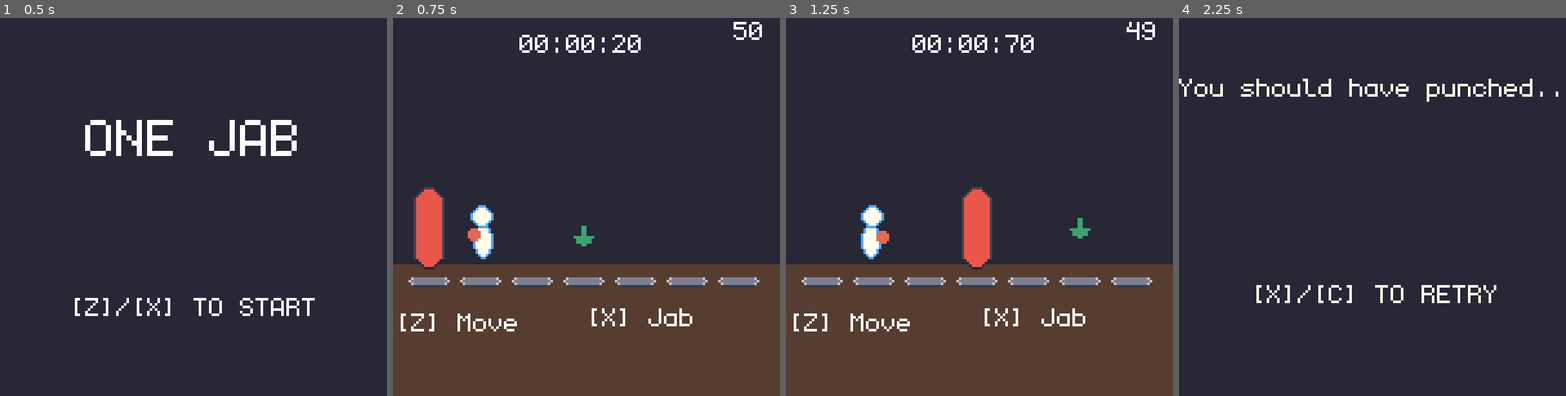
Above: before the commit, frames 1-4 (left to right).
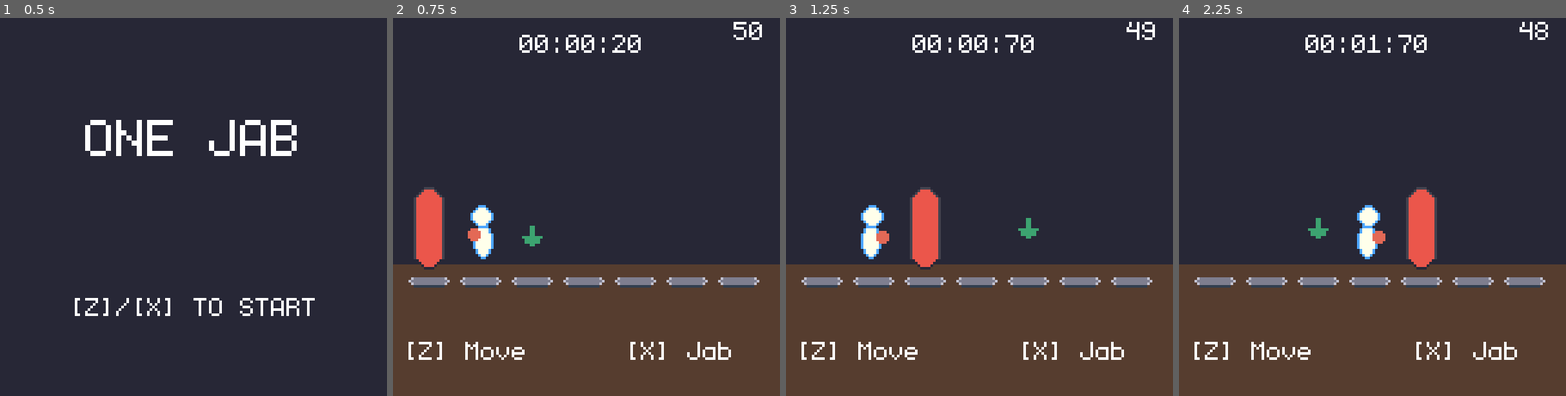
Above: after the commit, the same moments.

Repository: sugarvoid/one-jab
Game: Godot game, scene res://game/game.tscn
The game is run twice, just before and just after one commit, with the same random seed, the same clock (stepped at 60 frames per second) and the same inputs.
Inputs:
- Up to frame 1 (0.5 s): no input
- Up to frame 2 (0.75 s): tap Enter at 0.5 s; hold Z (move) from 0.53 s (still down)
- Up to frame 3 (1.25 s): keep holding Z (move); tap X (poke) at 0.8 s
- Up to frame 4 (2.25 s): release Z (move) at 1.28 s; tap X (poke) at 1.35 s; tap Z (move) at 1.55 s; hold Z (move) from 2.03 s (still down)

Frame 1 is identical in both runs. In frame 2, 1.7% of the frame differs, in the area x 2-88%, y 54-91%; in frame 3, 4.8%; in frame 4, 39%, in the area x 0-100%, y 1-100%.

Commit message:
Add time to gameover screen

Diff:
--- a/game/game.gd
+++ b/game/game.gd
@@ -68,7 +68,7 @@
 			$StartScreen.show()
 		1:
 			$PlayScreen/Stopwatch.start()
-			bags_next_pos = 3
+			bags_next_pos = randi_range(2,6)
 			lives = 3
 			hits_left = HITS_NEEDED
 			bag_slot = 0
@@ -94,6 +94,10 @@
 		print("Miss punch. Game Over")
 		set_gameoever_text("You should have moved...")
 		gameover()
+	if hits_left == 0:
+		set_gameoever_text(str("you win\n",$PlayScreen/Stopwatch.get_time()))
+		$PlayScreen/Stopwatch.stop()
+		gameover()
 
 
 func move_bag():
@@ -117,12 +121,12 @@
 				player_punch()
 			if event.is_action_pressed("move"):
 				move_player()
+			if event.is_action_pressed("ui_cancel"):
+				switch_screen(0)
 		2:
 			if event.is_action_pressed("move") or event.is_action_pressed("poke"):
 				self.switch_screen(1)
 
-	if event.is_action_pressed("ui_cancel"):
-		get_tree().quit()
 
 
 func gameover() -> void:
--- a/game/game.tscn
+++ b/game/game.tscn
@@ -202,7 +202,6 @@
 horizontal_alignment = 1
 
 [node name="PlayScreen" type="Node2D" parent="."]
-visible = false
 
 [node name="ColorRect" type="ColorRect" parent="PlayScreen"]
 offset_left = -2.0
@@ -252,10 +251,10 @@
 animation = &"hit"
 
 [node name="Label8" type="Label" parent="PlayScreen"]
-offset_left = 1.0
-offset_top = 114.0
-offset_right = 49.0
-offset_bottom = 127.0
+offset_left = 4.0
+offset_top = 125.0
+offset_right = 52.0
+offset_bottom = 138.0
 theme_override_fonts/font = ExtResource("2_mx117")
 text = "[Z] Move"
 
@@ -268,10 +267,10 @@
 text = "[Z] Move"
 
 [node name="Label9" type="Label" parent="PlayScreen"]
-offset_left = 75.0
-offset_top = 112.0
-offset_right = 125.0
-offset_bottom = 129.0
+offset_left = 90.0
+offset_top = 125.0
+offset_right = 140.0
+offset_bottom = 142.0
 theme_override_fonts/font = ExtResource("2_mx117")
 text = "[X] Jab"
 
@@ -308,6 +307,7 @@
 script = ExtResource("8_maklf")
 
 [node name="GameOver" type="Node2D" parent="."]
+visible = false
 
 [node name="ColorRect" type="ColorRect" parent="GameOver"]
 offset_right = 156.0
